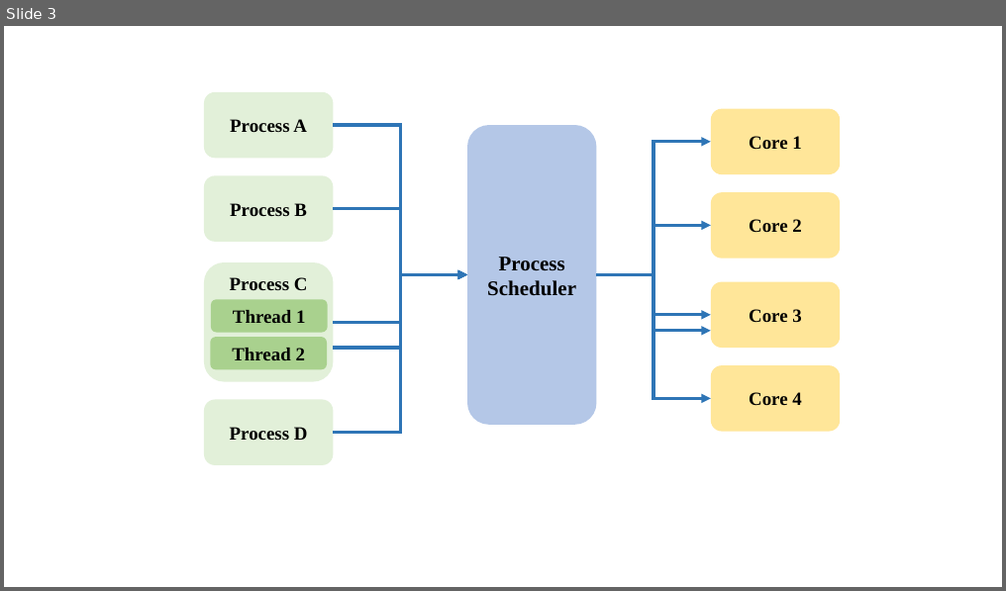
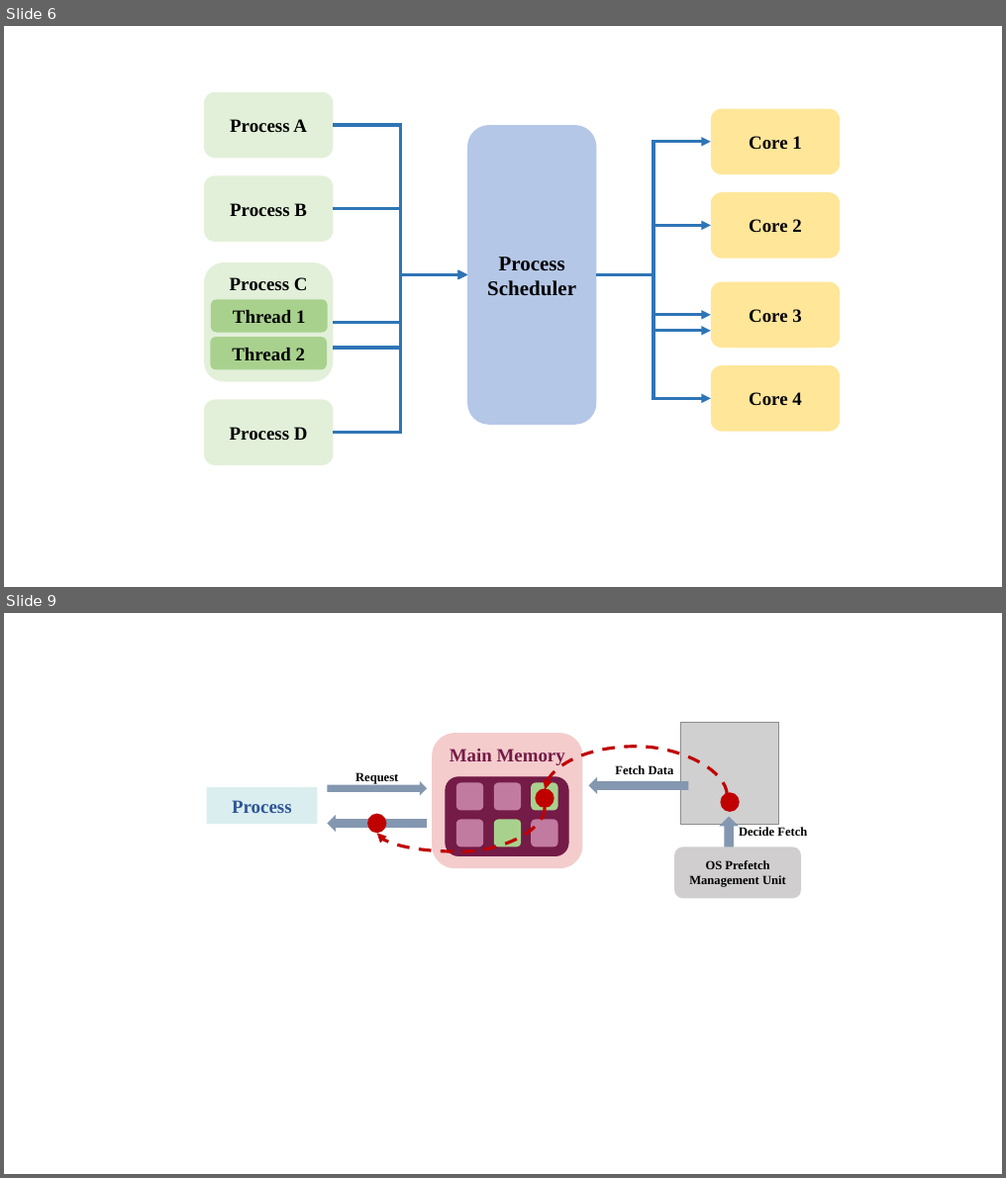
Before and after one commit to LiuYingying0104/AIOS, a slide deck: ML Apply in OS/Graphs/figures.pptx. Shown one above the other, each under a label of ours: slide 3 before the commit, slides 6 and 9 after it; the slides between them are not shown. The pictures are 1006x591 and 1006x1178 pixels, drawn with LibreOffice and Linux fonts; fonts in the diff are those of the drawing; grey boxes stand for pictures. Boxes give left, top, right and bottom in pixels: in the first picture for what was removed or moved away, otherwise in the second. Text is boxed around its words. In the diff, an @@ line names an element or a change of style, - is before the commit and + after.

```diff
--- a/ML Apply in OS/Graphs/figures.pptx
+++ b/ML Apply in OS/Graphs/figures.pptx
@@ slide 9 added at box(4, 613, 1002, 1174), background #FFFFFF @@
@@ picture added at box(681, 722, 779, 824) @@
@@ rounded rectangle added at box(433, 734, 582, 868), fill #F4CCCC, outline #F4CCCC 1 pt, 18 pt, text #741B47, bold @@
+Main Memory
@@ curved arrow added from (727, 796) to (546, 789), #C00000 3 pt dashed @@
@@ rectangle added at box(207, 787, 318, 824), fill #DAEDEF, 18 pt, text #2F5597, bold @@
+Process
@@ right arrow added at box(328, 781, 427, 796), fill #8497B0 @@
@@ text added at box(355, 772, 398, 784), 12 pt, text #000000, bold @@
+Request
@@ rounded rectangle added at box(446, 777, 568, 856), fill #741B47, outline #741B47 1 pt @@
@@ rounded rectangle added at box(456, 783, 483, 811), fill #C27BA0 @@
@@ rounded rectangle added at box(494, 783, 521, 811), fill #C27BA0 @@
@@ rounded rectangle added at box(531, 783, 558, 811), fill #A9D18E @@
@@ ellipse added at box(536, 789, 555, 808), fill #C00000 @@
@@ right arrow added at box(589, 777, 688, 794), fill #8497B0 @@
@@ text added at box(615, 765, 674, 774), 12 pt, text #000000, bold @@
+Fetch Data
@@ right arrow added at box(328, 815, 427, 833), fill #8497B0 @@
@@ ellipse added at box(368, 814, 387, 833), fill #C00000 @@
@@ curved arrow added from (545, 808) to (377, 833), #C00000 3 pt dashed @@
@@ rounded rectangle added at box(456, 820, 483, 848), fill #C27BA0 @@
@@ rounded rectangle added at box(494, 820, 521, 848), fill #A9D18E @@
@@ rounded rectangle added at box(531, 820, 558, 848), fill #C27BA0 @@
@@ right arrow added at box(720, 816, 739, 859), fill #8497B0 @@
@@ ellipse added at box(721, 792, 740, 812), fill #C00000 @@
@@ rounded rectangle added at box(675, 848, 801, 899), fill #D0CECE, 12 pt, text #000000, bold @@
+OS Prefetch Management Unit
@@ text added at box(739, 827, 807, 836), 12 pt, text #000000, bold @@
+Decide Fetch
@@ what was slide 3 is now slide 6 @@
```
Also in this commit, not shown: 3 slides changed, 6 other slides added, 2 slides removed, 5 other files.
